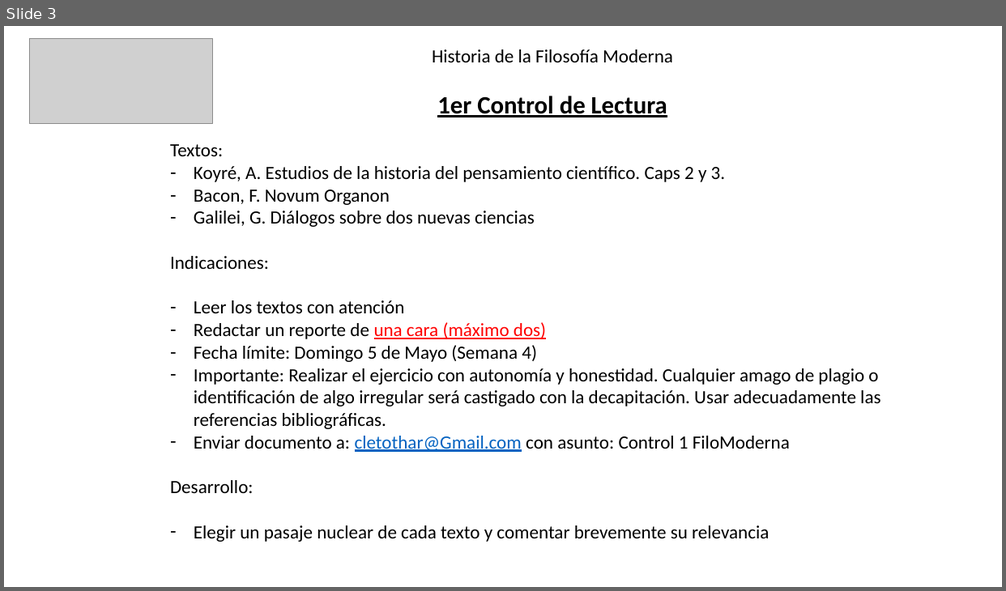
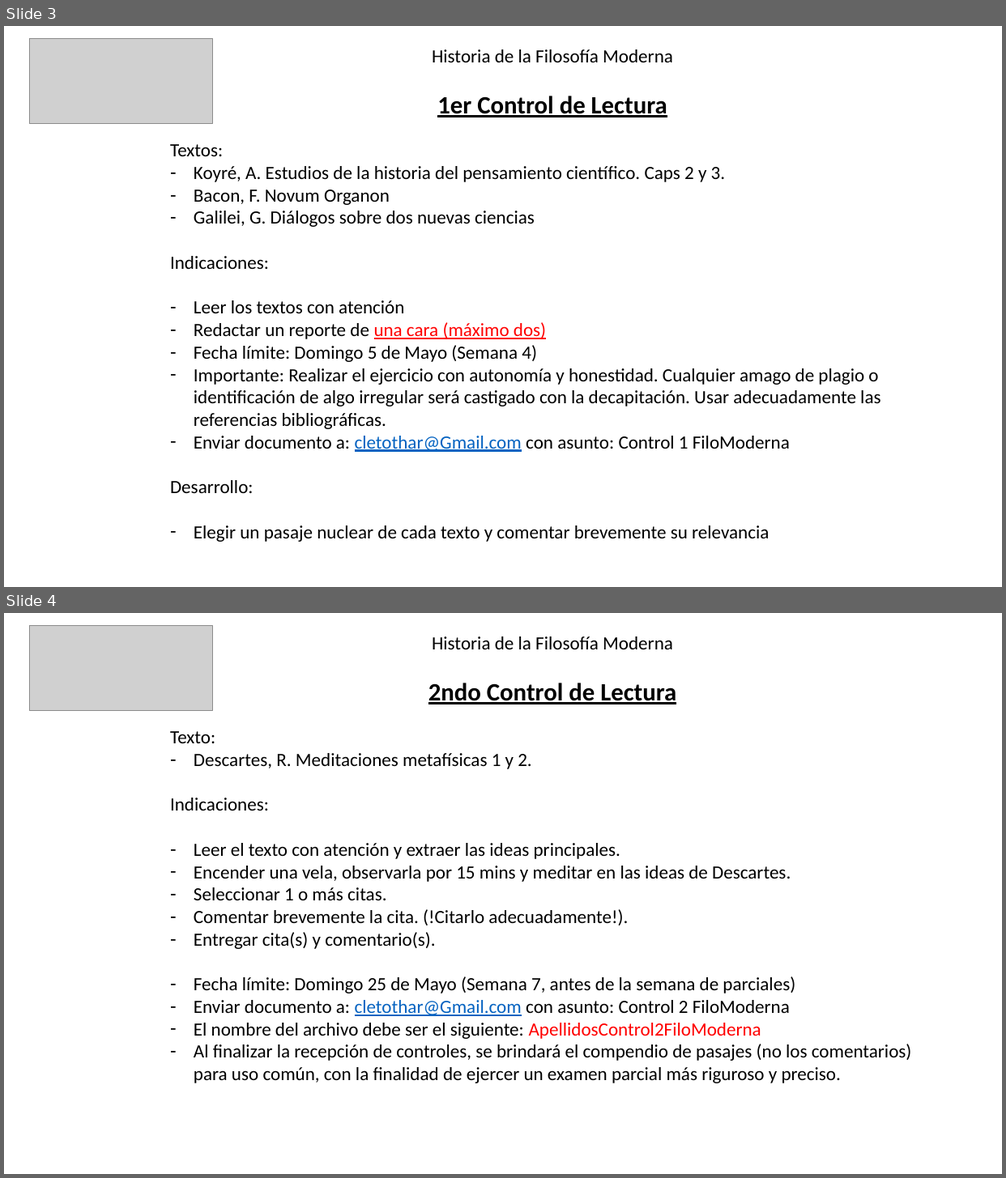
Before and after one commit to zaboltar/zaboltar.github.io, a slide deck: assets uarm/2024 1/controles de lectura.pptx. Shown one above the other, each under a label of ours: slide 3 before the commit, slides 3 and 4 after it. The pictures are 1006x591 and 1006x1178 pixels, drawn with LibreOffice and Linux fonts; fonts in the diff are those of the drawing; grey boxes stand for pictures. Boxes give left, top, right and bottom in pixels: in the first picture for what was removed or moved away, otherwise in the second. Text is boxed around its words. In the diff, an @@ line names an element or a change of style, - is before the commit and + after.

```diff
--- a/assets uarm/2024 1/controles de lectura.pptx
+++ b/assets uarm/2024 1/controles de lectura.pptx
@@ slide 4 added at bbox=[4, 613, 1002, 1174], background #FFFFFF @@
@@ picture added at bbox=[29, 626, 213, 710] @@
@@ text added at bbox=[428, 636, 676, 705], 18 pt, text #000000 @@
+Historia de la Filosofía Moderna
+2ndo Control de Lectura
@@ text added at bbox=[170, 731, 912, 1084], 18 pt, text #000000 @@
+Texto:
+– Descartes, R. Meditaciones metafísicas 1 y 2.
+Indicaciones:
+– Leer el texto con atención y extraer las ideas principales.
+– Encender una vela, observarla por 15 mins y meditar en las ideas de Descartes.
+– Seleccionar 1 o más citas.
+– Comentar brevemente la cita. (!Citarlo adecuadamente!).
+– Entregar cita(s) y comentario(s).
+– Fecha límite: Domingo 25 de Mayo (Semana 7, antes de la semana de parciales)
+– Enviar documento a: cletothar@Gmail.com con asunto: Control 2 FiloModerna
+– El nombre del archivo debe ser el siguiente: ApellidosControl2FiloModerna
+– Al finalizar la recepción de controles, se brindará el compendio de pasajes (no los comentarios) para uso común, con la finalidad de ejercer un examen parcial más riguroso y preciso.
```
Also in this commit, not shown: 15 other files.
